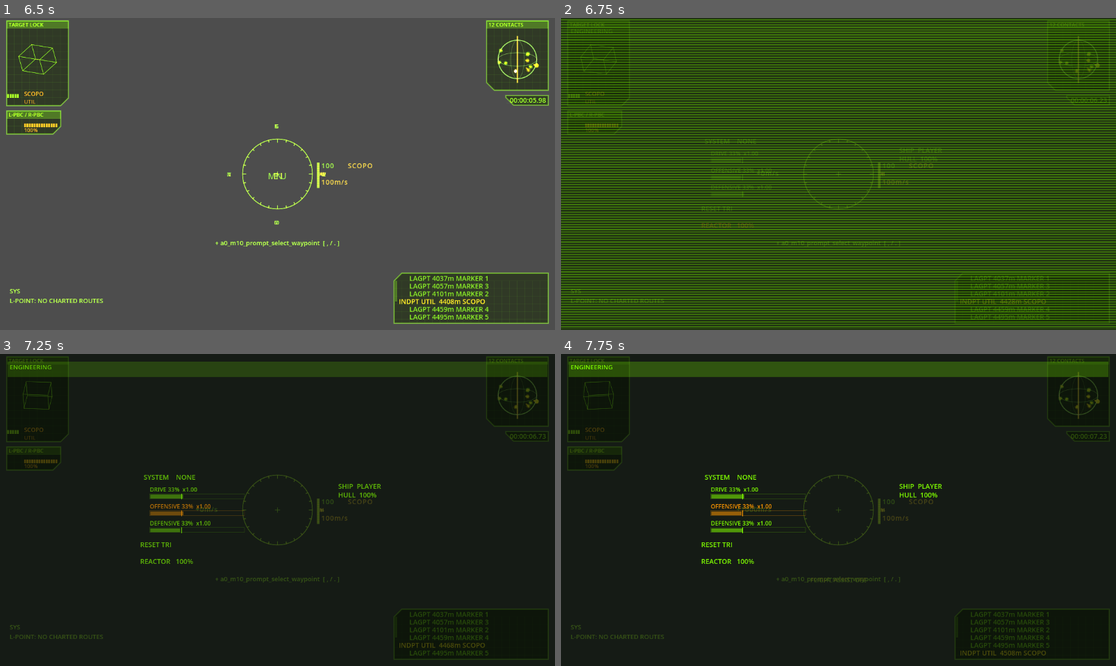
Above: before the commit, frames 1-4 (two rows, left to right).
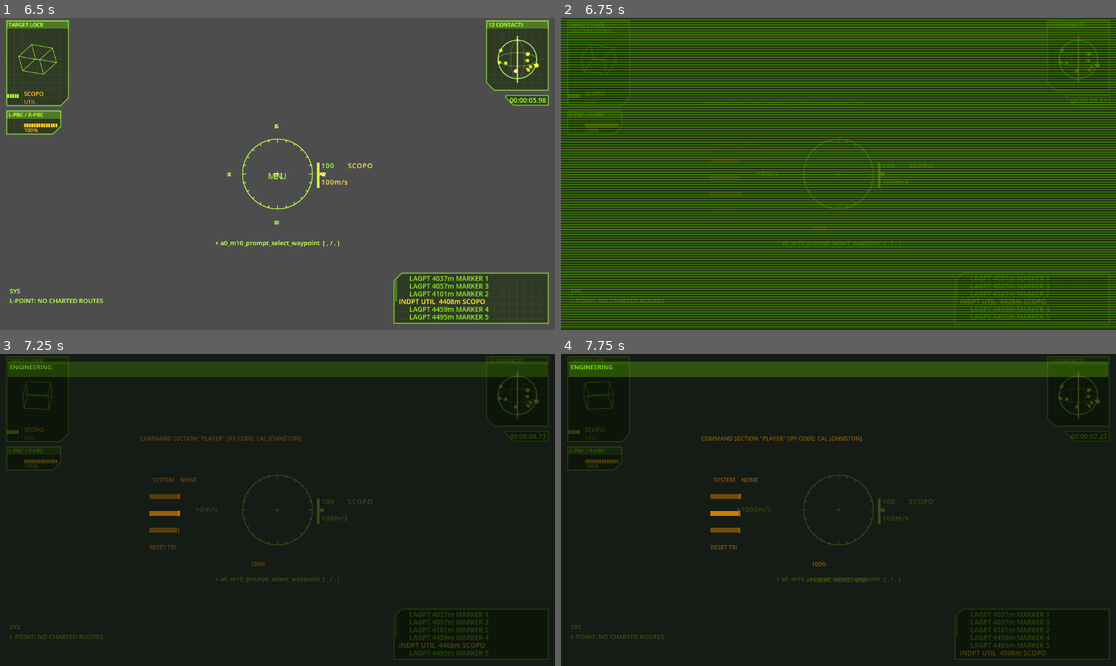
Above: after the commit, the same moments.

Repository: jleclanche/iw2-remaster
Game: Godot game, scene res://scenes/main.tscn
Two runs of this game, one before a commit and one after it. Both use one fixed random seed, a clock stepped at 60 frames per second and the inputs below.
Inputs (mouse positions are in pixels of both pictures, inside the frame that each line leads up to):
- Up to frame 1 (6.5 s): tap Enter at 0.5 s; drag from (277, 174) to (333, 105) at 0.52 s; move the mouse to (249, 174) at 1.27 s; hold Up 1.28-5.78 s; tap Keypad Enter at 1.35 s; tap Space at 1.52, 1.82, 3.02, 3.32, 3.77, 4.07, 4.52, 4.82, 6.02, 6.32 s; move the mouse to (288, 167) at 2.02 s; tap Backspace at 2.1 s; move the mouse to (271, 180) at 2.77 s; tap O at 2.85 s; click (271, 180) at 2.92 s; move the mouse to (316, 177) at 3.52 s; tap M at 3.6 s; move the mouse to (233, 170) at 4.27 s; tap L at 4.35 s; move the mouse to (283, 174) at 5.02 s; tap E at 5.1 s; click (283, 174) at 5.17 s; move the mouse to (255, 167) at 5.77 s; hold Right from 5.78 s (still down); tap 1 at 5.85 s
- Up to frame 2 (6.75 s): move the mouse to (866, 174) at 6.52 s; release Right at 6.53 s; hold Up from 6.53 s (still down); tap 9 at 6.6 s
- Up to frame 3 (7.25 s): keep holding Up; tap Space at 6.77, 7.07 s
- Up to frame 4 (7.75 s): keep holding Up; move the mouse to (810, 510) at 7.27 s; tap N at 7.35 s; click (810, 510) at 7.42 s; tap Space at 7.52 s

Frame 1 is identical in both runs. In frame 2, 0.2% of the frame differs, in the area x 25-69%, y 38-69%; in frame 3, 1.3%; in frame 4, 1.5%, in the area x 25-69%, y 26-69%.
Error in both runs: Unable to iterate on object of type 'Nil'. (res://scripts/pog/natives/world.gd:384)

Commit message:
HUD: the engineering screen draws its authored row furniture (#35)
The screen's LAYOUT was already extracted (docs/hud_elements.md: bars at
35/212/247/282, the tri.png track quad, the ghost dynamics, the marker);
what the reference shots on #35 showed missing was the row FURNITURE and
the palette. Extracted this pass:

- FUN_100ed780 = FUN_100eda60 (frame) + FUN_100ed7c0 (fill): each row is
  the 40/41 rail PILL (the same _hbar primitive as the menu node boxes,
  length - 8 with a pill @ 0x10117b28), the icon at x + 4 over highlight
  sprite 51 when hot, alpha 0.5 idle / 1.0 hot, and a SOLID fill quad
  inset +15.5 / -27.5 (0x1011dc68/64) -- the TRI bars were never
  segmented.
- FUN_100ebde0's style table @ 0x10162e00 pinned: style 3 = fill sprite
  14 / tail 13 on a 7 px pitch -- the reactor row's segmented bar
  (hud.gd _segbar3).
- Sprites 66/67/68 (the TRI axis glyphs) recovered from the atlas
  table builder (@ 0x100e7a0e/45/7c): (66/99/132, 191) 32x32, origin
  (16,16) -- the same glyphs tri.png's corners carry.
- The whole page draws in the menu family's AMBER (the reference is
  amber, not the flight HUD's green), and the header carries the ship +
  IFF line (FUN_10106580's hud_engineering_ship/_iff strings).
- The invented right-hand SHIP/HULL/system-percentages column is gone
  (the original has no such column; subsim state lives on row 0), as are
  the invented per-bar "%d%% x%.2f" readouts.

Still open on #35 (docs/hud_elements.md unknowns): the header circles +
AUTOREPAIR row, the four wide bottom status pills, the reactor icon and
MW format, and the page scale-to-window rule.

Co-Authored-By: Claude Fable 5 <noreply@anthropic.com>

Diff:
--- a/game/scripts/hud.gd
+++ b/game/scripts/hud.gd
@@ -135,6 +135,12 @@
 	49: [0, 92, 32, 32, 16, 16],         # unidentified-contact class icon
 	50: [132, 59, 32, 32, 16, 16],       # rotating sweep wedge (flag bit 1)
 	51: [165, 92, 32, 32, 16, 16],       # roundel: soft disc (also under the MFD class icon)
+	# 66..68: the TRI axis glyphs (table builder calls @ 0x100e7a0e/45/7c):
+	# engine plume / two beams / deflecting arc -- the same three glyphs
+	# tri.png's corners carry (docs/hud_elements.md, the axis proof)
+	66: [66, 191, 32, 32, 16, 16],       # DRIVE
+	67: [99, 191, 32, 32, 16, 16],       # OFFENSIVE
+	68: [132, 191, 32, 32, 16, 16],      # DEFENSIVE
 	52: [165, 59, 32, 32, 16, 16],       # roundel: ring
 	53: [198, 59, 32, 32, 16, 16],       # roundel: ring + disc  (bits 0|3)
 	54: [33, 125, 32, 32, 16, 16],       # ship class icon, type 1 (FUN_100e86d0)
@@ -803,6 +809,22 @@
 		else:
 			draw_rect(Rect2(pos + Vector2(lit * BAR_PITCH, 0),
 					Vector2(BAR_PITCH - 1.0, 8)), _dim(pc))
+
+func _segbar3(ci: CanvasItem, pos: Vector2, length: float, frac: float,
+		col: Color) -> void:
+	# FUN_100ebde0, bar style 3 (table @ 0x10162e3c): fill sprite 14, tail
+	# sprite 13, 7 px pitch (table[+8] = 6, + 1). Full segments at full
+	# alpha, one tail segment at alpha = the fractional remainder; the unlit
+	# tail is never drawn.
+	var segs := int(length / 7.0)
+	var f := clampf(frac, 0.0, 1.0)
+	var lit := int(floor(f * segs))
+	var rem := f * segs - float(lit)
+	for i in mini(lit, segs):
+		_spr(pos + Vector2(i * 7.0, 0), 14, col, 0.0, 0, ci)
+	if rem > 0.0 and lit < segs:
+		_spr(pos + Vector2(lit * 7.0, 0), 13,
+				Color(col.r, col.g, col.b, col.a * rem), 0.0, 0, ci)
 
 func _contact_color(hostile: bool, category: String, faction := "") -> Color:
 	# FUN_100e8530, the one place the engine picks a contact's colour -- the
--- a/game/scripts/hud_screens.gd
+++ b/game/scripts/hud_screens.gd
@@ -508,14 +508,49 @@
 var _tri_tex: Texture2D
 var _tri_loaded := false
 
+## One engineering pill row (FUN_100ed780 = FUN_100eda60 frame + fill):
+## the rail pill (caps 40 / rails 41, len - 8 with a pill), the icon at
+## x + 4 (x - 8 [0x10117b28] + 12 [0x10119ec4]) over highlight sprite 51
+## when hot, and the SOLID fill quad inset +15.5 / -27.5 (0x1011dc68/64).
+## Alpha is the engine's 0.5 idle / 1.0 hot split (FUN_100eda60 head).
+func _eng_row(o: Vector2, y: float, icon: int, frac: float, hot: bool,
+		amber: Color) -> float:
+	var c := Color(amber.r, amber.g, amber.b,
+			amber.a if hot else amber.a * 0.5)
+	var len := BAR_LEN - 8.0
+	hud._hbar(self, o.x + BAR_X, o.y + y, len, 40, 41, c)
+	var ix := BAR_X + 4.0
+	if hot:
+		hud._spr(Vector2(o.x + ix, o.y + y), 51, c, 0.0, 0, self)
+	if icon != 0:
+		hud._spr(Vector2(o.x + ix, o.y + y), icon, c, 0.0, 0, self)
+	var fx := ix + 15.5
+	var fl := len - 27.5
+	if frac >= 0.0:
+		draw_rect(Rect2(Vector2(o.x + fx, o.y + y - 5.0),
+				Vector2(fl * clampf(frac, 0.0, 1.0), 10.0)),
+				Color(c.r, c.g, c.b, c.a * 0.8))
+	return fx  # where the fill/caption content starts
+
 func _draw_engineering(fade: float) -> void:
 	if not _tri_loaded:
 		_tri_loaded = true
 		_tri_tex = Hud._load_mask(main._base(), "tri.png")
 	var o := _page()
-	var col := Color(Hud.GREEN.r, Hud.GREEN.g, Hud.GREEN.b, fade)
-	var hot := Color(Hud.AMBER.r, Hud.AMBER.g, Hud.AMBER.b, fade)
+	# the whole screen is the menu family's AMBER (DAT_10174fb0), not the
+	# flight HUD's green -- see the reference shots on issue #35
+	var amber := Color(Hud.AMBER.r, Hud.AMBER.g, Hud.AMBER.b, fade)
+	var col := Color(amber.r, amber.g, amber.b, fade * 0.5)
 	var t: float = Time.get_ticks_msec() / 1000.0
+
+	# header: hud_engineering_ship + _iff, off the ship record (FUN_10106580)
+	var strings: Dictionary = main.comms.strings if main.comms != null else {}
+	var iff := str(strings.get("player_iff_code", "CAL JOHNSTON"))
+	draw_string(hud._font_num, o + Vector2(BAR_X, 96.0),
+			"%s \"%s\" [IFF CODE: %s]" % [
+				str(strings.get("hud_engineering_ship", "COMMAND SECTION")),
+				str(main.ship.name).to_upper(), iff],
+			HORIZONTAL_ALIGNMENT_LEFT, -1, hud.num_size - 2, col)
 
 	# the track: tri.png drawn 1:1, (275,192)-(430,347), u/v 0..0.60546875
 	if _tri_tex != null:
@@ -523,37 +558,22 @@
 				Rect2(o + TRI_QUAD, Vector2(TRI_SIZE, TRI_SIZE)),
 				Rect2(0, 0, TRI_SIZE, TRI_SIZE), col)
 
-	# the three bars: x = 35, y = 212 / 247 / 282, length 217, icon 66/67/68.
-	# Each carries the slow ghost as its fill and the fast ghost as a needle.
+	# the three TRI rows: x = 35, y = 212 / 247 / 282, length 217, icons
+	# 66/67/68 (the tri.png corner glyphs), each a pill + SOLID fill of the
+	# slow ghost, with the fast ghost as a needle
 	for i in 3:
 		var y := BAR_Y + BAR_PITCH * i
 		var sel: bool = eng_row == i + 1
-		var c: Color = hot if sel else col
 		var v: float = float(_tri_slow[i])
 		# the shimmer: while the ghost has caught up and the axis is off its
 		# rails, the drawn value wobbles +/-0.02 (FUN_10107710)
 		if v > 1e-6 and v < 0.999999:
 			v = clampf(v + sin(t * TRI_JIT_HZ[i]) * TRI_JITTER, 0.0, 1.0)
-		_spr(o + Vector2(BAR_X, y), TRI_SPR[i], c)
-		var bx := o.x + BAR_X + 20.0
-		var bw := BAR_LEN - 20.0
-		draw_rect(Rect2(Vector2(bx, o.y + y - 5.0), Vector2(bw, 10.0)),
-				Color(c.r, c.g, c.b, 0.25 * fade), false, 1.0)
-		draw_rect(Rect2(Vector2(bx + 1.0, o.y + y - 4.0),
-				Vector2((bw - 2.0) * v, 8.0)), Color(c.r, c.g, c.b, 0.55 * fade))
-		var nx := bx + 1.0 + (bw - 2.0) * float(_tri_fast[i])
+		var fx := _eng_row(o, y, TRI_SPR[i], v, sel, amber)
+		var c: Color = amber if sel else col
+		var fl := BAR_LEN - 8.0 - 27.5
+		var nx := o.x + fx + fl * float(_tri_fast[i])
 		draw_line(Vector2(nx, o.y + y - 6.0), Vector2(nx, o.y + y + 6.0), c, 1.5)
-		# the original writes no text here at all -- the glyph IS the label, and
-		# it is the same glyph as the tri.png corner it feeds. The readout above
-		# each bar is ours, and it now carries the thing that actually matters:
-		# the TRIWeight this axis is handing its subsims (min 0.5 at an empty
-		# corner, 1.0 balanced, max 1.5 at a full one).
-		var s: ShipSystems = _sys()
-		var w: float = float(s.tri_weights[i]) if s != null else 1.0
-		draw_string(hud._font_num, Vector2(bx, o.y + y - 10.0),
-				"%s %d%%  x%.2f" % [TRI_NAME[i],
-					int(round(float(tri[i]) * 100.0)), w],
-				HORIZONTAL_ALIGNMENT_LEFT, -1, hud.num_size - 2, c)
 
 	# the marker: sprite 45, chased toward the barycentre at 50 px/s, spinning
 	# one revolution per 2 s (rot = frac(t_ms * 0.0005) * 2*PI)
@@ -562,57 +582,53 @@
 		_tri_mark = want
 	_tri_mark = _tri_mark.move_toward(want, TRI_TRACK * get_process_delta_time())
 	var rot: float = fposmod(Time.get_ticks_msec() * 0.0005, 1.0) * TAU
-	_spr(o + _tri_mark, 45, hot, rot)
-
-	# row 4: hud_engineering_resettri at (35, 317)
-	draw_string(hud._font_num, o + Vector2(BAR_X, RESET_Y),
-			"RESET TRI", HORIZONTAL_ALIGNMENT_LEFT, -1, hud.num_size,
-			hot if eng_row == 4 else col)
-	# row 0: the subsim selector. Left/right cycle icShip+0x140 and Enter toggles
-	# the selected sim (FUN_10106390); the original draws its label at (150, 109)
-	# with left/right chevrons that light while the key is held (FUN_101069a0,
-	# sprites 8/9). Our y keeps the 35px row pitch instead.
+	_spr(o + _tri_mark, 45, amber, rot)
+
+	# row 4: hud_engineering_resettri at (35, 317) -- a captioned pill
+	# (FUN_100ea900: rails 40/41 + the caption)
+	var r4 := _eng_row(o, RESET_Y, 0, -1.0, eng_row == 4, amber)
+	draw_string(hud._font_num, Vector2(o.x + r4, o.y + RESET_Y + 5.0),
+			str(strings.get("hud_engineering_resettri", "RESET TRI")),
+			HORIZONTAL_ALIGNMENT_LEFT, -1, hud.num_size - 2,
+			amber if eng_row == 4 else col)
+
+	# row 0: the subsim selector. Left/right cycle icShip+0x140 and Enter
+	# toggles the selected sim (FUN_10106390); label at (150, 109) in the
+	# original -- ours keeps the 35 px pitch column. Chevrons light hot.
 	var list: Array = _eng_systems()
 	var lbl := "SYSTEM    NONE"
 	if eng_sel >= 0 and eng_sel < list.size():
-		var sel: Dictionary = list[eng_sel]
-		lbl = "%-14s %s" % [str(sel["name"]).to_upper().substr(0, 14),
-			"DISABLED" if bool(sel.get("off", false)) else "ENABLED"]
-	draw_string(hud._font_num, o + Vector2(BAR_X, ENG_ROW0_Y),
+		var sel0: Dictionary = list[eng_sel]
+		lbl = "%-14s %s" % [str(sel0["name"]).to_upper().substr(0, 14),
+			str(strings.get("hud_engineering_general_disabled", "DISABLED"))
+				if bool(sel0.get("off", false))
+				else str(strings.get("hud_engineering_general_enabled",
+					"ENABLED"))]
+	var r0 := _eng_row(o, ENG_ROW0_Y, 0, -1.0, eng_row == 0, amber)
+	draw_string(hud._font_num, Vector2(o.x + r0, o.y + ENG_ROW0_Y + 5.0),
 			("< %s >" % lbl) if eng_row == 0 else ("  %s" % lbl),
-			HORIZONTAL_ALIGNMENT_LEFT, -1, hud.num_size,
-			hot if eng_row == 0 else col)
-	# row 5: the reactor throttle -- icReactor's ramp target (+0xa0), dragged by
-	# left/right at the same 0.35/s (FUN_10108240). The screen OPENS on this row.
+			HORIZONTAL_ALIGNMENT_LEFT, -1, hud.num_size - 2,
+			amber if eng_row == 0 else col)
+
+	# row 5: the reactor throttle (icReactor+0xa0 ramp target) -- lightning
+	# icon, the style-3 SEGMENTED bar (FUN_100ebde0, sprites 14/13 on the
+	# 7 px pitch) and the output readout in its own pill
 	var s5: ShipSystems = _sys()
 	var thr: float = s5.reactor_throttle() if s5 != null else 1.0
-	draw_string(hud._font_num, o + Vector2(BAR_X, ENG_ROW5_Y),
-			"REACTOR   %3d%%" % int(round(thr * 100.0)),
-			HORIZONTAL_ALIGNMENT_LEFT, -1, hud.num_size,
-			hot if eng_row == 5 else col)
-
-	# hud_engineering_ship / _hull and the subsim states, right of the track.
-	# Their layout is not recovered; this column is ours.
-	var x := o.x + TRI_QUAD.x + TRI_SIZE + 16.0
-	var y2 := o.y + TRI_QUAD.y + 4.0
-	draw_string(hud._font_num, Vector2(x, y2), "SHIP  %s"
-			% str(main.ship.name).to_upper(),
-			HORIZONTAL_ALIGNMENT_LEFT, -1, hud.num_size, col)
-	y2 += float(hud.num_size) + 4.0
-	draw_string(hud._font_num, Vector2(x, y2), "HULL  %3d%%"
-			% int(round(main.hull / main.hull_max * 100.0)),
-			HORIZONTAL_ALIGNMENT_LEFT, -1, hud.num_size, col)
-	var states: Dictionary = main.system_states()
-	for g: String in states.keys():
-		var s: float = float(states[g])
-		if s < 0.0:
-			continue
-		y2 += float(hud.num_size) + 2.0
-		var hc: Color = hud._health_color(s)
-		draw_string(hud._font_num, Vector2(x, y2), "%-4s  %3d%%"
-				% [g, int(round(s * 100.0))],
-				HORIZONTAL_ALIGNMENT_LEFT, -1, hud.num_size,
-				Color(hc.r, hc.g, hc.b, fade))
+	var hot5: bool = eng_row == 5
+	# (the reactor row's own icon sprite id is not recovered; no icon
+	# beats a wrong glyph)
+	var r5 := _eng_row(o, ENG_ROW5_Y, 0, -1.0, hot5, amber)
+	hud._segbar3(self, Vector2(o.x + r5, o.y + ENG_ROW5_Y),
+			BAR_LEN - 8.0 - 27.5, thr, amber if hot5 else col)
+	var mw: float = s5.reactor_power() if s5 != null \
+			and s5.has_method("reactor_power") else 0.0
+	draw_string(hud._font_num,
+			Vector2(o.x + BAR_X + BAR_LEN + 12.0, o.y + ENG_ROW5_Y + 5.0),
+			("%d MW" % int(round(mw * thr))) if mw > 0.0
+				else ("%3d%%" % int(round(thr * 100.0))),
+			HORIZONTAL_ALIGNMENT_LEFT, -1, hud.num_size - 2,
+			amber if hot5 else col)
 
 # --- icHUDStarmap -------------------------------------------------------------
 # @element icHUDStarmap
Not shown, changed: docs/hud_elements.md
